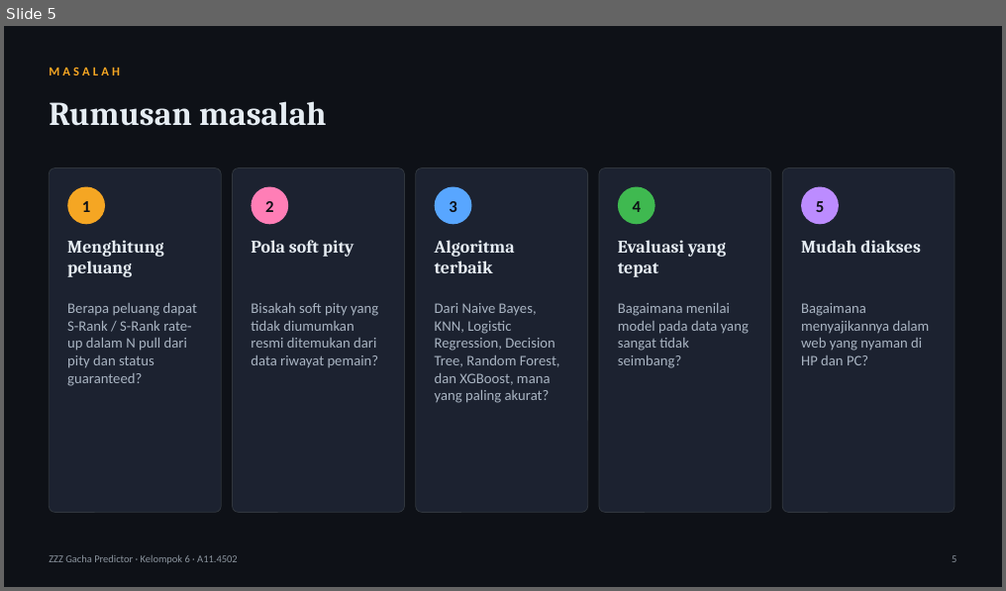
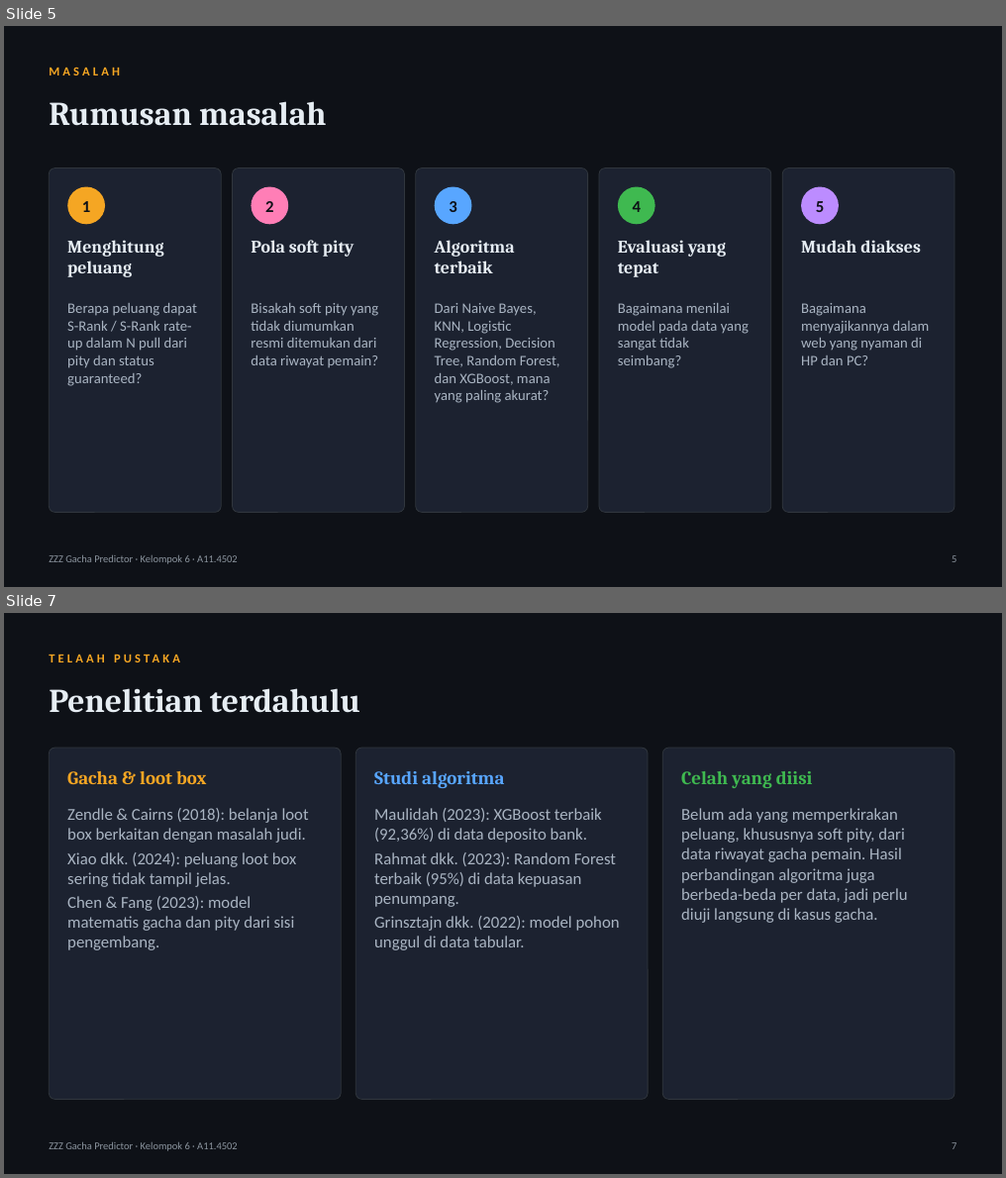
Before and after one commit to tehgeii/project-data-mining, a slide deck: docs/tugas/UTS_Slide_Kelompok6_A11.4502.pptx. Shown one above the other, each under a label of ours: slide 5 before the commit, slides 5 and 7 after it; the slides between them are not shown. The pictures are 1006x591 and 1006x1178 pixels, drawn with LibreOffice and Linux fonts; fonts in the diff are those of the drawing. Boxes give left, top, right and bottom in pixels: in the first picture for what was removed or moved away, otherwise in the second. Text is boxed around its words. In the diff, an @@ line names an element or a change of style, - is before the commit and + after.

Commit message:
Ubah proposal UTS mengikuti format contoh proposal dari dosen
Proposal kini dibuat oleh proposal.js: kertas Letter, margin 3 cm, sampul
PENYUSUN, Ringkasan dan Kata Kunci, Bab I 1.1-1.5 (termasuk Pembaruan dan
Peta Jalan), Bab II 2.1-2.7 (Telaah Studi Pustaka, Target Capaian, Anggota
Tim), jadwal 14 minggu, dan pustaka bernomor. gen.js kini khusus laporan UAS.

Slide UTS ikut disesuaikan: slide kebaruan, penelitian terdahulu, dan peta
jalan 14 minggu. Judul sampul tidak lagi saling menimpa di LibreOffice.

```diff
--- a/docs/tugas/UTS_Slide_Kelompok6_A11.4502.pptx
+++ b/docs/tugas/UTS_Slide_Kelompok6_A11.4502.pptx
@@ slide 7 added at <box>4,613,1002,1174</box>, background #0E1117 @@
@@ text added at <box>49,647,798,669</box>, 12 pt, text #F5A623, bold @@
+TELAAH PUSTAKA
@@ text added at <box>49,688,360,713</box>, 32 pt, text #E6EDF3, bold @@
+Penelitian terdahulu
@@ rounded rectangle added at <box>49,748,341,1100</box>, fill #1C2230, outline #30363D 0.75 pt @@
@@ rounded rectangle added at <box>355,748,648,1100</box>, fill #1C2230, outline #30363D 0.75 pt @@
@@ rounded rectangle added at <box>662,748,954,1100</box>, fill #1C2230, outline #30363D 0.75 pt @@
@@ text added at <box>67,771,206,784</box>, 18 pt, text #F5A623, bold @@
+Gacha & loot box
@@ text added at <box>374,771,504,788</box>, 18 pt, text #58A6FF, bold @@
+Studi algoritma
@@ text added at <box>681,771,813,788</box>, 18 pt, text #3FB950, bold @@
+Celah yang diisi
@@ text added at <box>67,808,309,951</box>, 16 pt, text #A9B4C2 @@
+Zendle & Cairns (2018): belanja loot box berkaitan dengan masalah judi.
+Xiao dkk. (2024): peluang loot box sering tidak tampil jelas.
+Chen & Fang (2023): model matematis gacha dan pity dari sisi pengembang.
@@ text added at <box>374,808,620,951</box>, 16 pt, text #A9B4C2 @@
+Maulidah (2023): XGBoost terbaik (92,36%) di data deposito bank.
+Rahmat dkk. (2023): Random Forest terbaik (95%) di data kepuasan penumpang.
+Grinsztajn dkk. (2022): model pohon unggul di data tabular.
@@ text added at <box>681,808,908,923</box>, 16 pt, text #A9B4C2 @@
+Belum ada yang memperkirakan peluang, khususnya soft pity, dari data riwayat gacha pemain. Hasil perbandingan algoritma juga berbeda-beda per data, jadi perlu diuji langsung di kasus gacha.
@@ text added at <box>49,1143,238,1152</box>, 10 pt, text #8B949E @@
+ZZZ Gacha Predictor · Kelompok 6 · A11.4502
@@ text added at <box>951,1143,956,1150</box>, 10 pt, text #8B949E @@
+7
```
Also in this commit, not shown: 11 slides changed, 1 other slide added, 1 slide removed, 14 other files.
